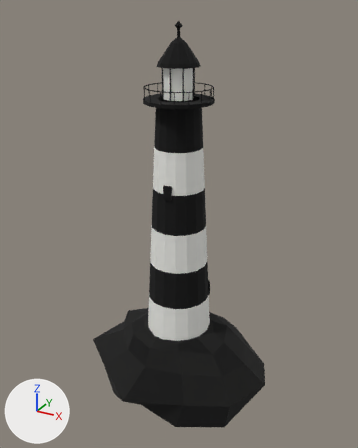
Before and after pictures for a commit that changed the glTF model public/assets/survival/motion/prop-lighthouse.glb.
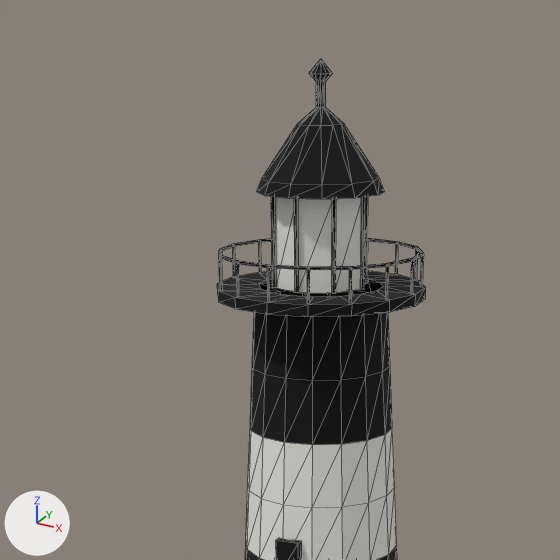
Each version appears first whole from a 50 mm lens placed at (28.4, -51.6, 48.4), pointed at (0.1, -0.1, 22.7), and next in a close-up on the part from 19% to 73% of the width and 0% to 43% of the height. The lights are fixed; the arrows at lower left show +X, +Y and +Z. The last two pictures show the newer version. The close-ups show mesh edges as thin lines. Vertices at exactly the same position are counted once.

Names of what the first close-up shows: 'lighthouse'.
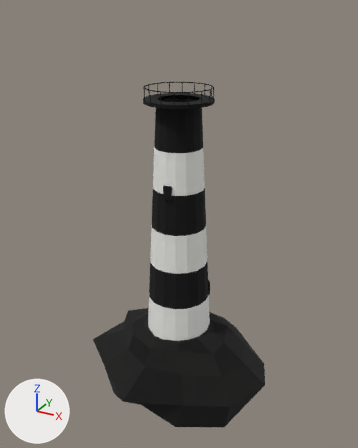
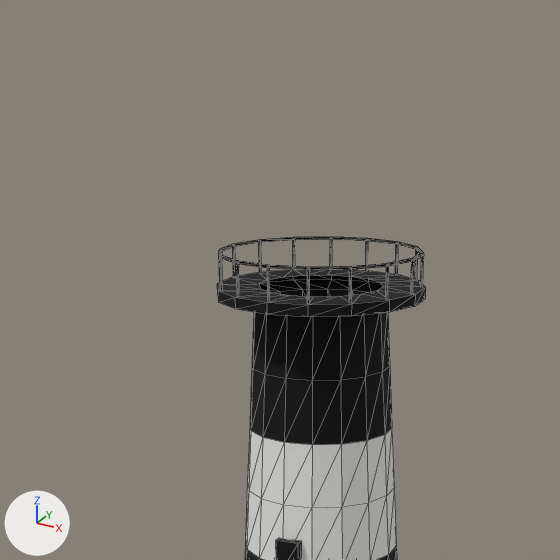
Where the change shows, as pixel boxes [x1, y1, x2, y2] in the close-ups (560 x 560 px):
'lighthouse', reshaped: before [217, 59, 426, 560]; after [217, 237, 426, 560]
part 1 of me_lighthouse, deleted: before [257, 59, 385, 294]

The change, as a list of edits to the scene's bpy script:
```text
Change me_lighthouse:
    used by ob_lighthouse; location = (0.0, 0.0, 0.0)
    remove me_lighthouse.from_pydata(...)  # 651 vertices, 1025 faces; spans x -13.2..13.3, y -11.5..10.8, z -2.4..47.0
    add me_lighthouse.from_pydata(...)  # 503 vertices, 817 faces; spans x -13.2..13.3, y -11.5..10.8, z -2.4..40.0
    me_lighthouse part 1: 10 loose pieces with 148 vertices, spanning x -2.5..2.5, y -2.5..2.5, z 38.6..47.0, are deleted
```
